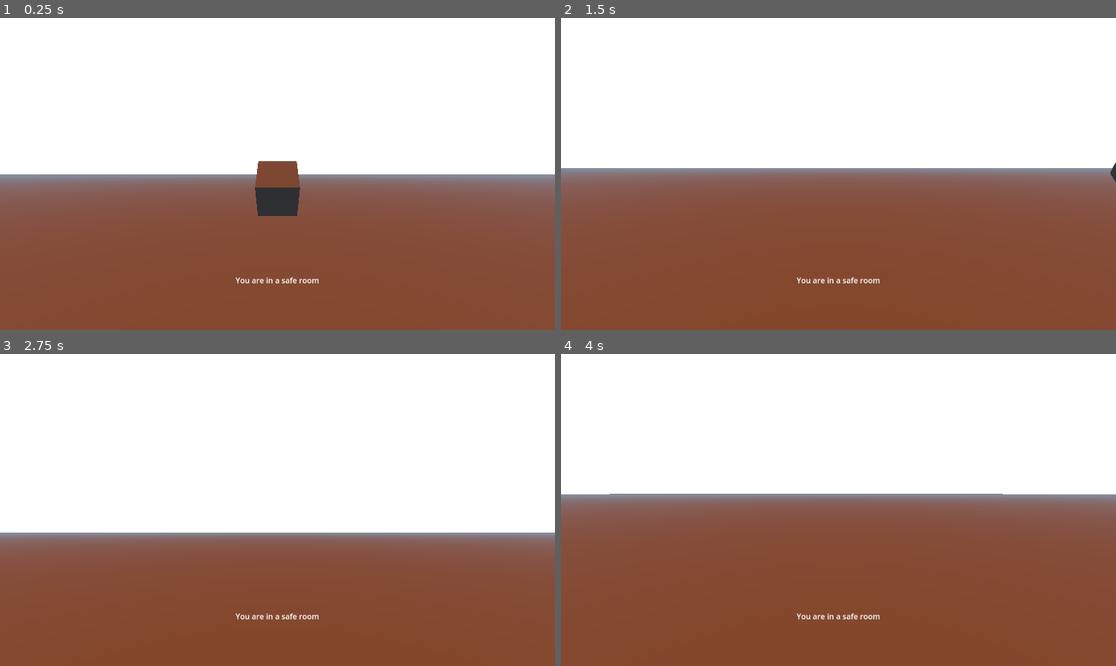
Above: before the commit, frames 1-4 (two rows, left to right).
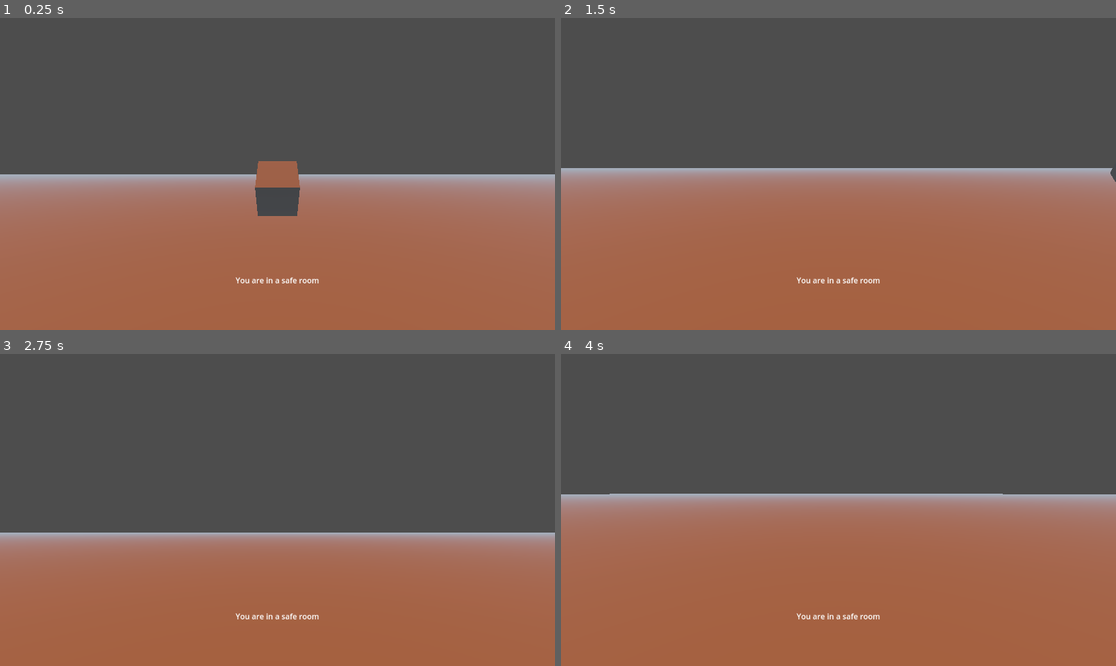
Above: after the commit, the same moments.

Repository: EpiclyRaspberry/Dodge-Onix-3D-Remaster
Game: Godot game, scene res://testing/test_room1.tscn
Two runs of this game, one before a commit and one after it. Both use one fixed random seed, a clock stepped at 60 frames per second and the inputs below. This scene is started directly instead of the project's main scene.
Inputs (mouse positions are in pixels of both pictures, inside the frame that each line leads up to):
- Up to frame 1 (0.25 s): no input
- Up to frame 2 (1.5 s): tap Enter (ui_accept) at 0.5, 0.77 s; move the mouse to (960, 158) at 0.52 s; hold D (right) 0.53-1.28 s; hold Ctrl (crouch) 0.53-1.28 s; move the mouse to (810, 174) at 1.27 s; hold W (forward) from 1.28 s (still down); tap Ctrl (crouch) at 1.35 s
- Up to frame 3 (2.75 s): keep holding W (forward); tap Enter (ui_accept) at 1.52, 2 s; move the mouse to (288, 503) at 2.02 s; hold Ctrl (crouch) from 2.03 s (still down)
- Up to frame 4 (4 s): keep holding W (forward); move the mouse to (832, 516) at 2.77 s; release Ctrl (crouch) at 2.78 s; tap Ctrl (crouch) at 2.85 s; tap Enter (ui_accept) at 3.02, 3.5, 3.77 s; move the mouse to (877, 513) at 3.52 s; hold Ctrl (crouch) from 3.53 s (still down)

The runs differ from the first frame. In frame 1, 99% of the frame differs, in the area x 0-100%, y 0-100%; in frame 2, 100%; in frame 3, 100%; in frame 4, 100%.

Commit message:
test graphic update

Diff:
--- a/project.godot
+++ b/project.godot
@@ -13,6 +13,7 @@
 config/name="Dodge Onix86 3D Remaster"
 run/main_scene="res://main.tscn"
 config/features=PackedStringArray("4.1", "Mobile")
+boot_splash/bg_color=Color(0.141176, 0.141176, 0.141176, 1)
 config/icon="res://icon.svg"
 
 [filesystem]
@@ -47,6 +48,10 @@
 ]
 }
 
+[physics]
+
+3d/run_on_separate_thread=true
+
 [rendering]
 
 renderer/rendering_method.mobile="gl_compatibility"
--- a/testing/test_room1.tscn
+++ b/testing/test_room1.tscn
@@ -12,14 +12,19 @@
 [sub_resource type="BoxMesh" id="BoxMesh_3458g"]
 
 [sub_resource type="Environment" id="Environment_jbuag"]
-reflected_light_source = 2
+tonemap_mode = 1
 ssao_enabled = true
+ssao_radius = 0.31
+ssao_intensity = 0.11
 ssil_enabled = true
 sdfgi_enabled = true
-glow_enabled = true
+sdfgi_use_occlusion = true
 glow_normalized = true
 fog_enabled = true
+fog_light_color = Color(0.517647, 0.552941, 0.607843, 1)
 volumetric_fog_enabled = true
+adjustment_contrast = 1.17
+adjustment_saturation = 0.91
 
 [sub_resource type="BoxMesh" id="BoxMesh_e4nsh"]
 
@@ -102,4 +107,12 @@
 [node name="scene" parent="." instance=ExtResource("4_hnb7a")]
 transform = Transform3D(0.05, 0, 0, 0, 0.05, 0, 0, 0, 0.05, 0, -1.74372, 11.7525)
 
+[node name="SpotLight3D" type="SpotLight3D" parent="."]
+transform = Transform3D(1, 0, 0, 0, 0.802078, 0.597219, 0, -0.597219, 0.802078, 0, 6.89321, 19.8717)
+light_energy = 16.0
+light_volumetric_fog_energy = 3.144
+shadow_enabled = true
+distance_fade_enabled = true
+spot_range = 30.271
+
 [connection signal="body_entered" from="saferoom" to="CharacterBody3D" method="_on_saferoom_body_entered"]
